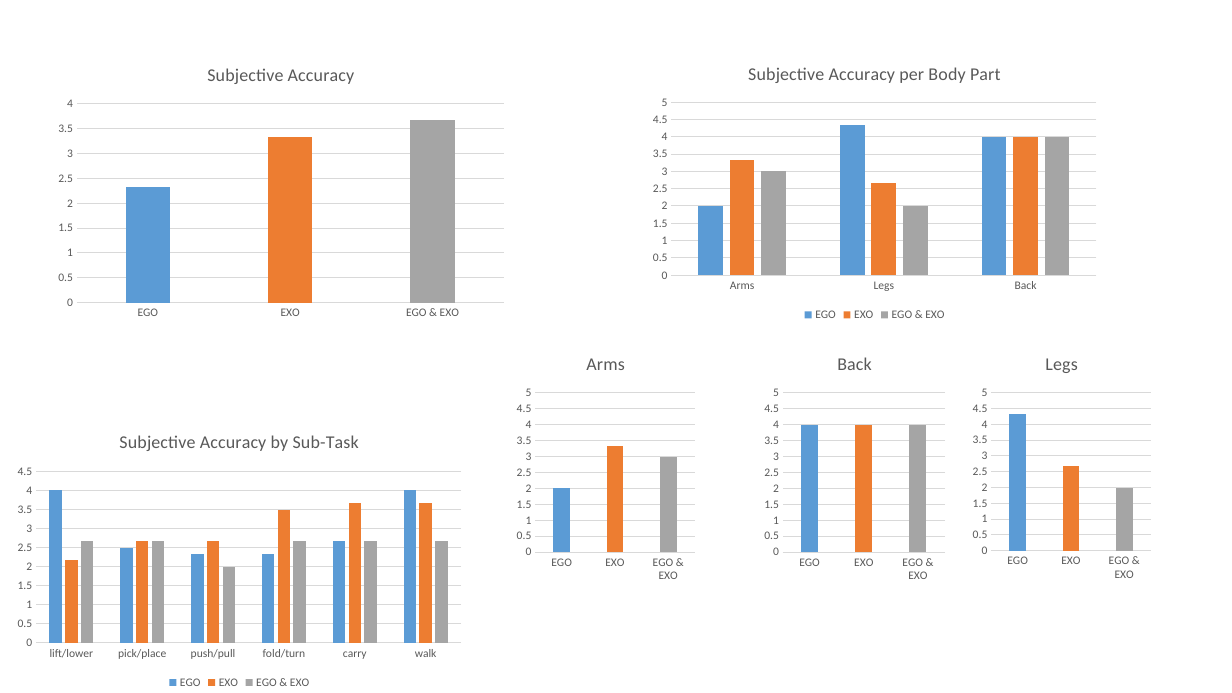
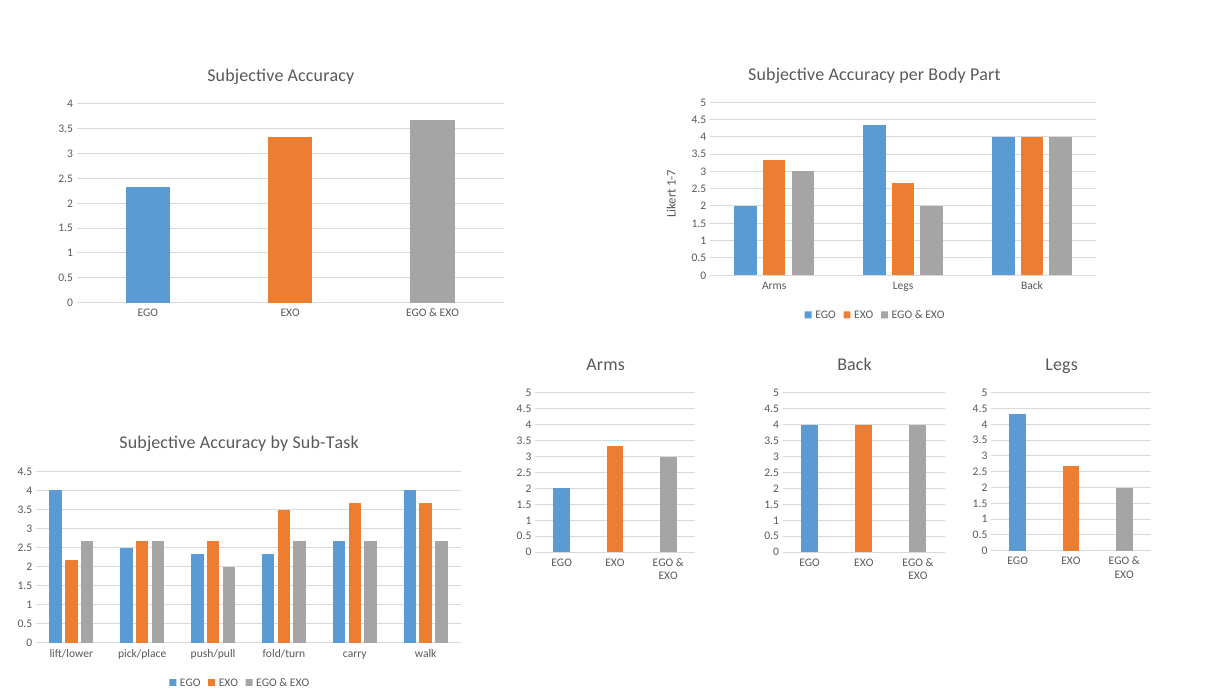
Before and after one commit to stefanfeyer/masters__thesis, a slide deck: slide 21 of figures/thesis_renderer.pptx. Drawn at 1232x693 pixels with LibreOffice and Linux fonts; fonts in the diff are those of the drawing. Boxes give left, top, right and bottom in pixels: in the first picture for what was removed or moved away, otherwise in the second. Text is boxed around its words. In the diff, an @@ line names an element or a change of style, - is before the commit and + after.

```diff
--- a/figures/thesis_renderer.pptx
+++ b/figures/thesis_renderer.pptx
@@ column chart at (x1=644, y1=48, x2=1106, y2=325) @@
@@ value axis title "" to "Likert 1-7 " @@
```
Also in this commit, not shown: 9 other slides changed, 5 slides added, 44 other files.
